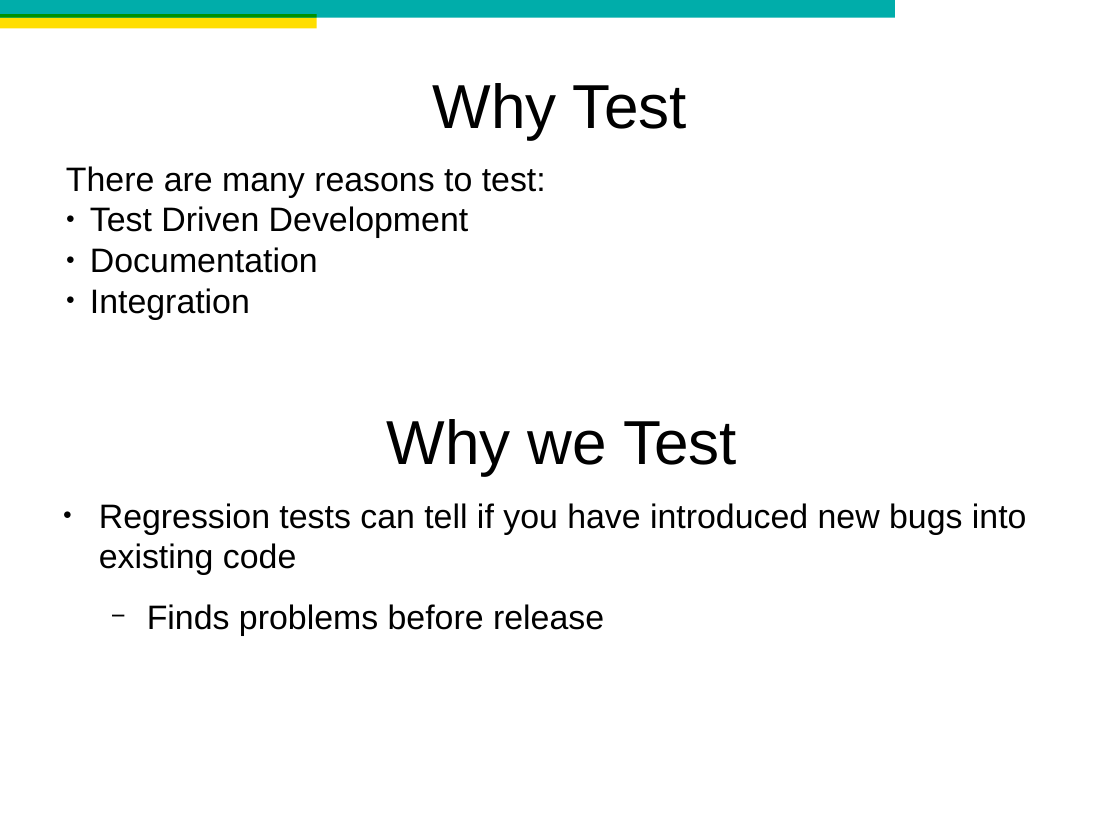
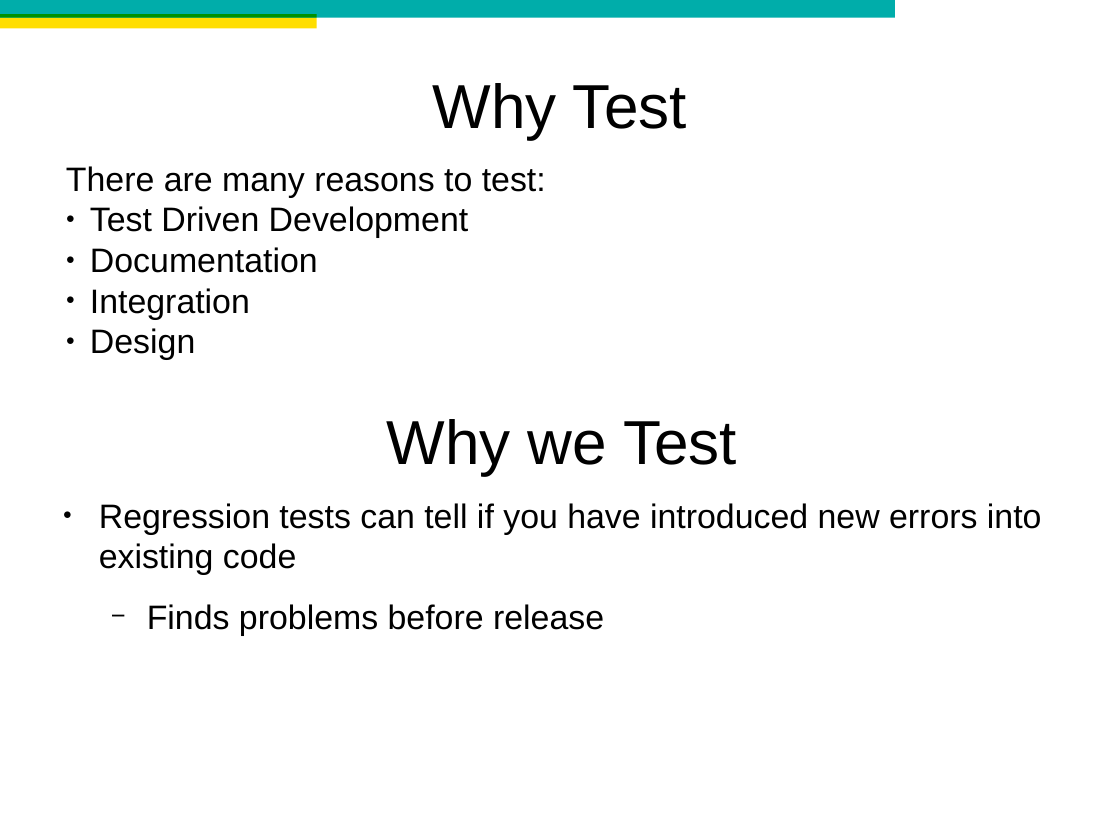
Before and after one commit to mgable/QA-demo, a slide deck: slide 3 of presentation/QA demo.odp. Drawn at 1120x840 pixels with LibreOffice and Linux fonts; fonts in the diff are those of the drawing; background and template pictures are left out. Boxes give left, top, right and bottom in pixels: in the first picture for what was removed or moved away, otherwise in the second. Text is boxed around its words. In the diff, an @@ line names an element or a change of style, - is before the commit and + after.

```diff
--- a/presentation/QA demo.odp
+++ b/presentation/QA demo.odp
@@ text at [90, 328, 195, 360]: paragraph added @@
+● Design
@@ text at [99, 503, 1042, 575]: text changed @@
-● Regression tests can tell if you have introduced new bugs into existing code
+● Regression tests can tell if you have introduced new errors into existing code
```
Also in this commit, not shown: 6 other slides changed, 2 slides removed, 4 other files.
